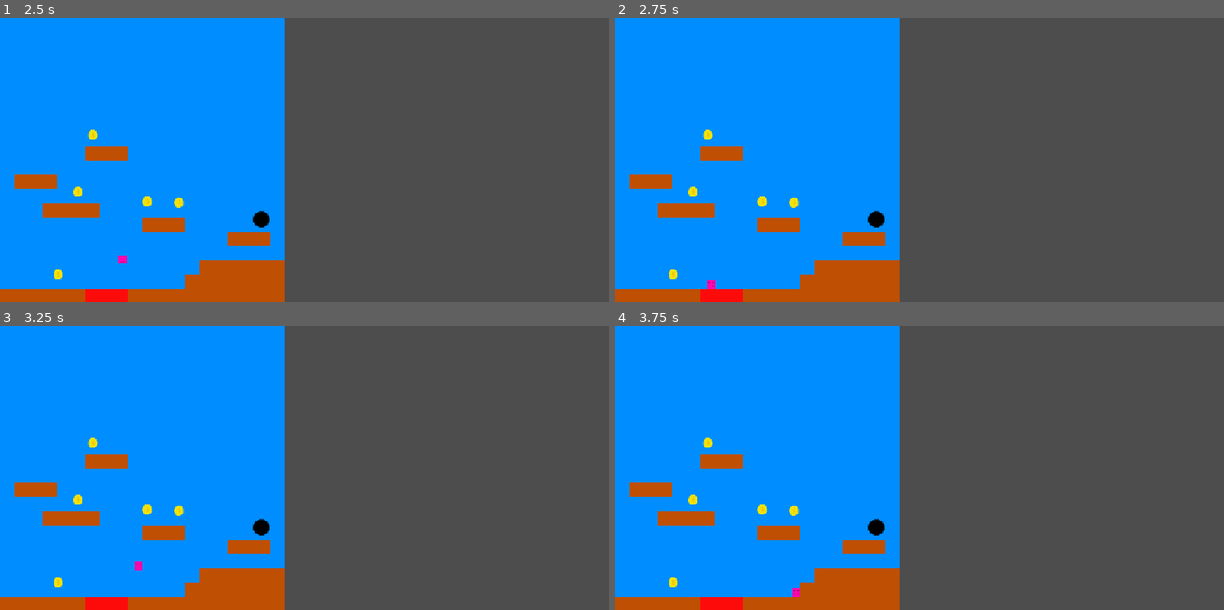
Above: before the commit, frames 1-4 (two rows, left to right).
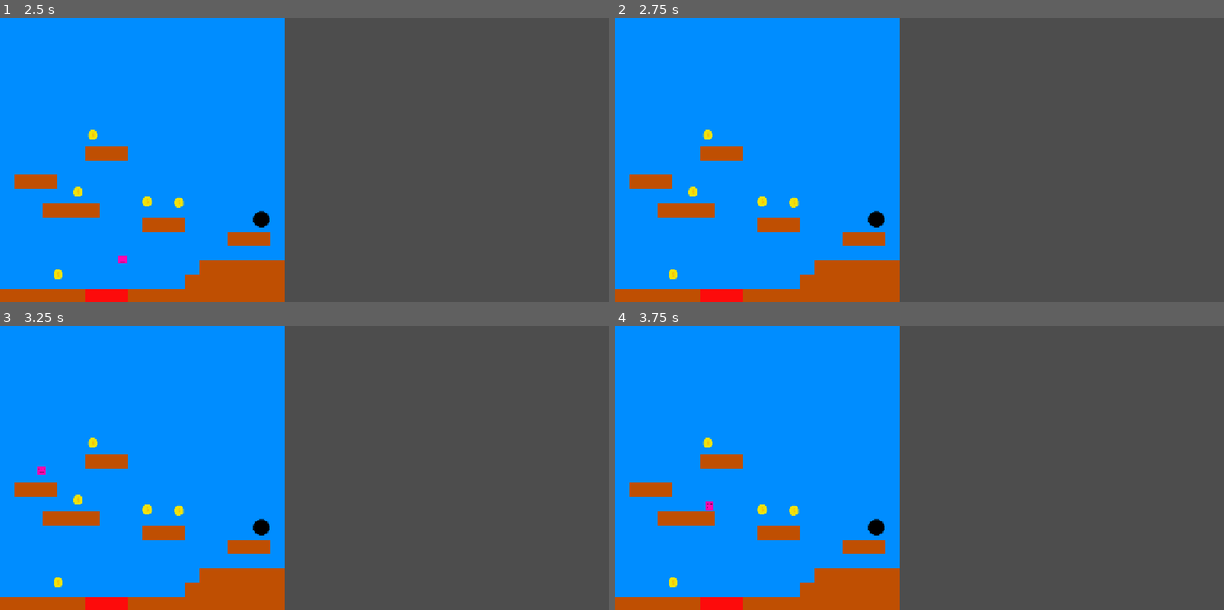
Above: after the commit, the same moments.

Repository: Niesbert/GodotCubeRunner
Game: Godot game, scene res://Scenes/Levels/Levels/level_1.tscn
The game is run twice, just before and just after one commit, with the same random seed, the same clock (stepped at 60 frames per second) and the same inputs.
Inputs:
- Up to frame 1 (2.5 s): tap Enter (ui_accept) at 0.5, 0.77, 1.52, 2 s; hold Right (ui_right) 0.53-2.03 s; hold Left (ui_left) from 2.03 s (still down)
- Up to frame 2 (2.75 s): keep holding Left (ui_left)
- Up to frame 3 (3.25 s): release Left (ui_left) at 2.78 s; hold Right (ui_right) from 2.78 s (still down); tap Enter (ui_accept) at 3.02 s
- Up to frame 4 (3.75 s): keep holding Right (ui_right)

Frame 1 is identical in both runs. In frame 2, less than 0.1% of the frame differs, in the area x 15-17%, y 92-96%; in frame 3, less than 0.1%; in frame 4, 0.1%, in the area x 12-31%, y 59-96%.

Commit message:
Death events now work when touching tiles marked as deadly. There is a short delay before the player respawns.

Diff:
--- a/Scenes/Levels/Level_Functionality.tscn
+++ b/Scenes/Levels/Level_Functionality.tscn
@@ -11,13 +11,17 @@
 texture = ExtResource("1_b07c4")
 0:0/0 = 0
 0:0/0/physics_layer_0/polygon_0/points = PackedVector2Array(-8, -8, 8, -8, 8, 8, -8, 8)
+0:0/0/custom_data_0 = true
 1:0/0 = 0
 1:0/0/physics_layer_0/polygon_0/points = PackedVector2Array(-8, -8, 8, -8, 8, 8, -8, 8)
 0:1/0 = 0
 0:1/0/physics_layer_0/polygon_0/points = PackedVector2Array(-8, 3.687107, 0.17985916, -8, 8, 3.687107, 8, 8, -8, 8)
+0:1/0/custom_data_0 = true
 
 [sub_resource type="TileSet" id="TileSet_f7g2b"]
 physics_layer_0/collision_layer = 1
+custom_data_layer_0/name = "is_deadly"
+custom_data_layer_0/type = 1
 sources/0 = SubResource("TileSetAtlasSource_1c2mv")
 
 [node name="Test_Level" type="Node2D"]
--- a/Scenes/Player/player.gd
+++ b/Scenes/Player/player.gd
@@ -23,3 +23,42 @@
 		velocity.x = move_toward(velocity.x, 0, SPEED)
 
 	move_and_slide()
+
+	# Check every collision that happened during move_and_slide
+	for i in get_slide_collision_count():
+		var collision = get_slide_collision(i)
+		var collider = collision.get_collider()
+		if collider is TileMapLayer or collider is TileMap:
+			# 1. Get the position where the hit happened
+			var hit_position = collision.get_position() - (collision.get_normal() * 4)
+
+			# 2. Convert that world position to tile coordinates
+			var coords = collider.local_to_map(collider.to_local(hit_position))
+
+			# 3. Get the data from that coordinate
+			var data: TileData
+			if collider is TileMapLayer:
+				data = collider.get_cell_tile_data(coords)
+			else:
+				# If using old TileMap, we check the first 3 layers for death
+				for layer in collider.get_layers_count():
+					data = collider.get_cell_tile_data(layer, coords)
+					if data: break
+
+			# 4. NOW check the data
+			if data:
+				var deadly = data.get_custom_data("is_deadly")
+				if deadly:
+					die()
+
+func _ready() -> void:
+	# Tell the GameManager: "This is where I should come back to"
+	GameManager.respawn_point = global_position
+	add_to_group("player") # Helps the GameManager find the player node later
+
+func die():
+	# Stop movement so the player doesn't keep sliding while 'dead'
+	set_physics_process(false)
+	print("Death Triggered!")
+	# We call the GameManager, but the delay happens there
+	GameManager.respawn_player()
--- a/Scripts/GameManager.gd
+++ b/Scripts/GameManager.gd
@@ -2,6 +2,7 @@
 var currentLevel = 1
 var LevelPath = "res://Scenes/Levels/Levels/"
 var coinsCollected = 0
+var respawn_point: Vector2 = Vector2.ZERO
 
 func ready():
 	resetCoins()
@@ -26,3 +27,24 @@
 
 func resetCoins():
 	coinsCollected = 0
+
+func respawn_player():
+	var player = get_tree().get_first_node_in_group("player")
+	player.visible = false
+
+	print("Waiting to respawn...")
+	# 1. The Delay: Wait for 1.0 seconds
+	await get_tree().create_timer(0.50).timeout
+	player.visible = true
+
+
+	if player:
+		# 3. Move the player back to the start
+		player.global_position = respawn_point
+
+		# 4. Reset velocity so they don't 'fly' into the respawn point
+	if player is CharacterBody2D:
+		player.velocity = Vector2.ZERO
+		# 5. Re-enable physics so they can move again
+	player.set_physics_process(true)
+	print("Player respawned!")
